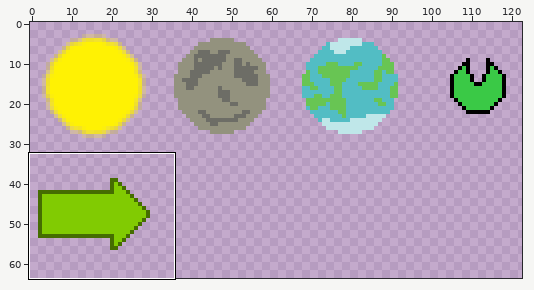
Two states of a sprite sheet, Assets/Sprites/GUI Icons.png. Above, an overview of the earlier version with the close-up marked.
Close-up. First the earlier version:
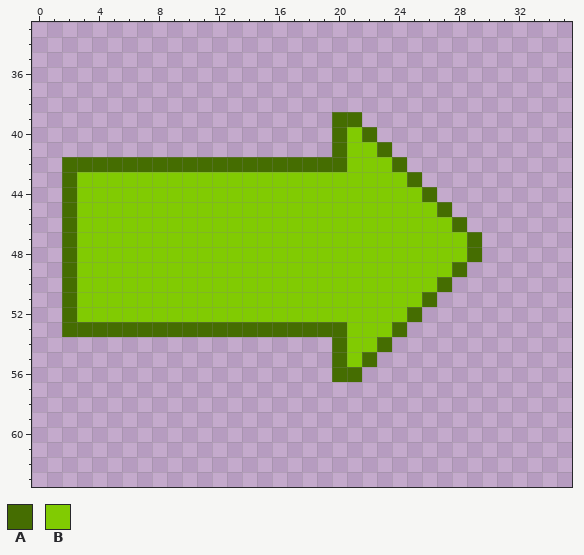
The file is 128x128 pixels. Pixels under 10% opacity are left out. Colours within 5 levels of each other are drawn and written as one. Shown: x 0..35, y 33..63. The wide view leaves out empty margins.
Palette (. is transparent): A #456d01  B #81cb02
Pixels before, first column x 2:
39 ..................AA........
40 ..................ABA.......
41 ..................ABBA......
42 AAAAAAAAAAAAAAAAAAABBBA.....
43 ABBBBBBBBBBBBBBBBBBBBBBA....
44 ABBBBBBBBBBBBBBBBBBBBBBBA...
45 ABBBBBBBBBBBBBBBBBBBBBBBBA..
46 ABBBBBBBBBBBBBBBBBBBBBBBBBA.
47 ABBBBBBBBBBBBBBBBBBBBBBBBBBA
48 ABBBBBBBBBBBBBBBBBBBBBBBBBBA
49 ABBBBBBBBBBBBBBBBBBBBBBBBBA.
50 ABBBBBBBBBBBBBBBBBBBBBBBBA..
51 ABBBBBBBBBBBBBBBBBBBBBBBA...
52 ABBBBBBBBBBBBBBBBBBBBBBA....
53 AAAAAAAAAAAAAAAAAAABBBA.....
54 ..................ABBA......
55 ..................ABA.......
56 ..................AA........
After:
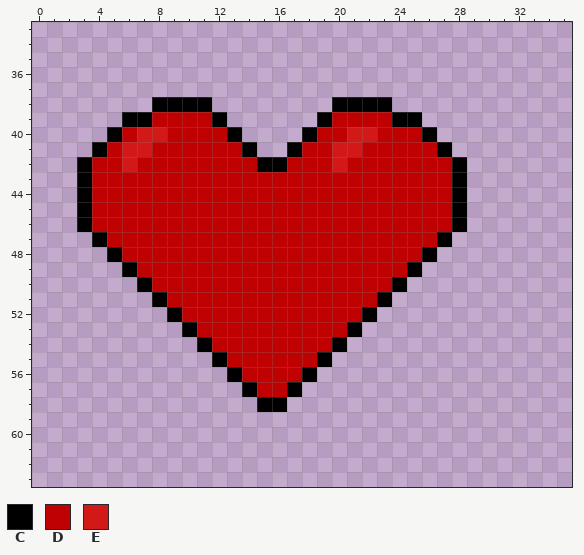
Colours new in this view: C #000000  D #bf0101  E #d31818
What changed:
{"y":38,"x":8,"old":"....","new":"CCCC"}
{"y":38,"x":20,"old":"....","new":"CCCC"}
{"y":39,"x":6,"old":".......","new":"CCDDDDC"}
{"y":39,"x":19,"old":".AA....","new":"CDDDDCC"}
{"y":40,"x":5,"old":".........","new":"CDEEDDDDC"}
{"y":40,"x":18,"old":"..ABA....","new":"CDDEEDDDC"}
{"y":41,"x":4,"old":"...........","new":"CDEEDDDDDDC"}
{"y":41,"x":17,"old":"...ABBA....","new":"CDDEEDDDDDC"}
{"y":42,"x":2,"old":"AAAAAAAAAAAAAAAAAAABBBA....","new":".CDDEDDDDDDDDCCDDDEDDDDDDDC"}
{"y":43,"x":2,"old":"ABBBBBBBBBBBBBBBBBBBBBBA...","new":".CDDDDDDDDDDDDDDDDDDDDDDDDC"}
{"y":44,"x":2,"old":"ABBBBBBBBBBBBBBBBBBBBBBBA..","new":".CDDDDDDDDDDDDDDDDDDDDDDDDC"}
{"y":45,"x":2,"old":"ABBBBBBBBBBBBBBBBBBBBBBBBA.","new":".CDDDDDDDDDDDDDDDDDDDDDDDDC"}
{"y":46,"x":2,"old":"ABBBBBBBBBBBBBBBBBBBBBBBBBA","new":".CDDDDDDDDDDDDDDDDDDDDDDDDC"}
{"y":47,"x":2,"old":"ABBBBBBBBBBBBBBBBBBBBBBBBBBA","new":"..CDDDDDDDDDDDDDDDDDDDDDDC.."}
{"y":48,"x":2,"old":"ABBBBBBBBBBBBBBBBBBBBBBBBBBA","new":"...CDDDDDDDDDDDDDDDDDDDDC..."}
{"y":49,"x":2,"old":"ABBBBBBBBBBBBBBBBBBBBBBBBBA","new":"....CDDDDDDDDDDDDDDDDDDC..."}
{"y":50,"x":2,"old":"ABBBBBBBBBBBBBBBBBBBBBBBBA","new":".....CDDDDDDDDDDDDDDDDC..."}
{"y":51,"x":2,"old":"ABBBBBBBBBBBBBBBBBBBBBBBA","new":"......CDDDDDDDDDDDDDDC..."}
{"y":52,"x":2,"old":"ABBBBBBBBBBBBBBBBBBBBBBA","new":".......CDDDDDDDDDDDDC..."}
{"y":53,"x":2,"old":"AAAAAAAAAAAAAAAAAAABBBA","new":"........CDDDDDDDDDDC..."}
{"y":54,"x":11,"old":".........ABBA","new":"CDDDDDDDDC..."}
{"y":55,"x":12,"old":"........ABA","new":"CDDDDDDC..."}
{"y":56,"x":13,"old":"......","new":"CDDDDC"}
{"y":56,"x":20,"old":"AA","new":".."}
{"y":57,"x":14,"old":"....","new":"CDDC"}
{"y":58,"x":15,"old":"..","new":"CC"}
{"label":"changed","picture_box":[62,97,482,412]}
